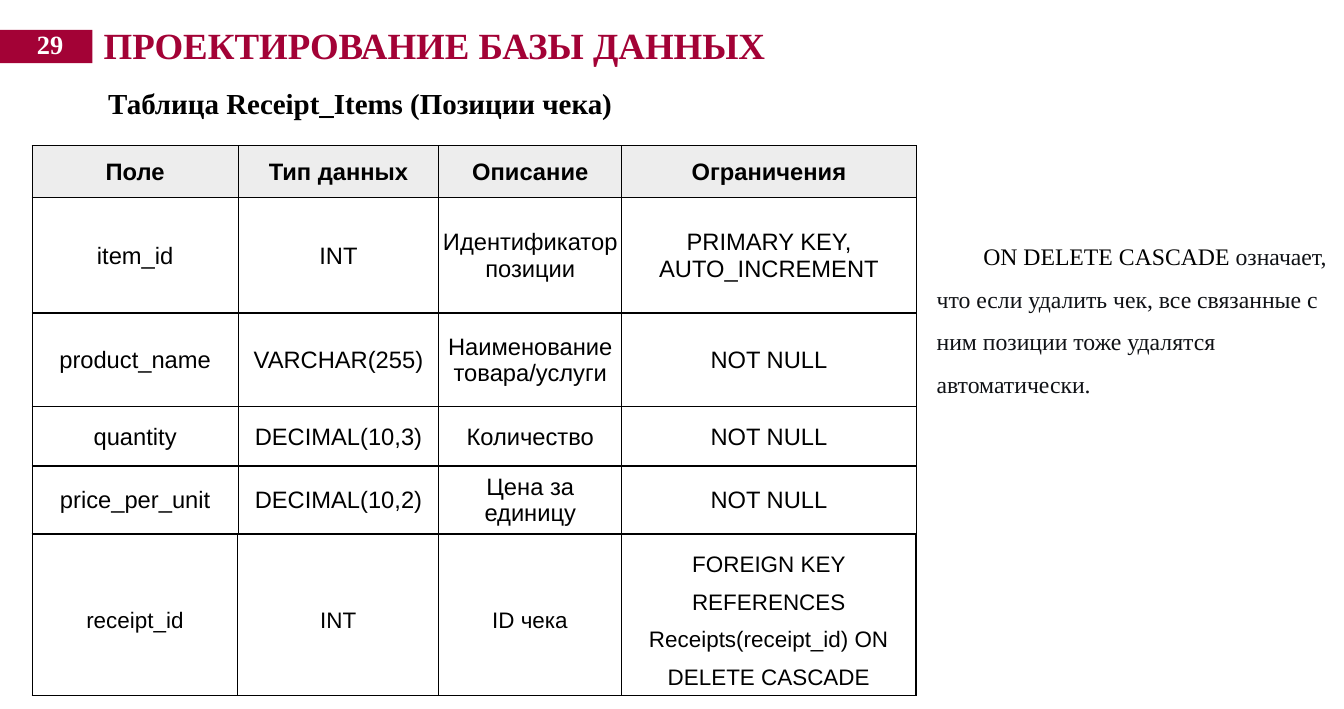
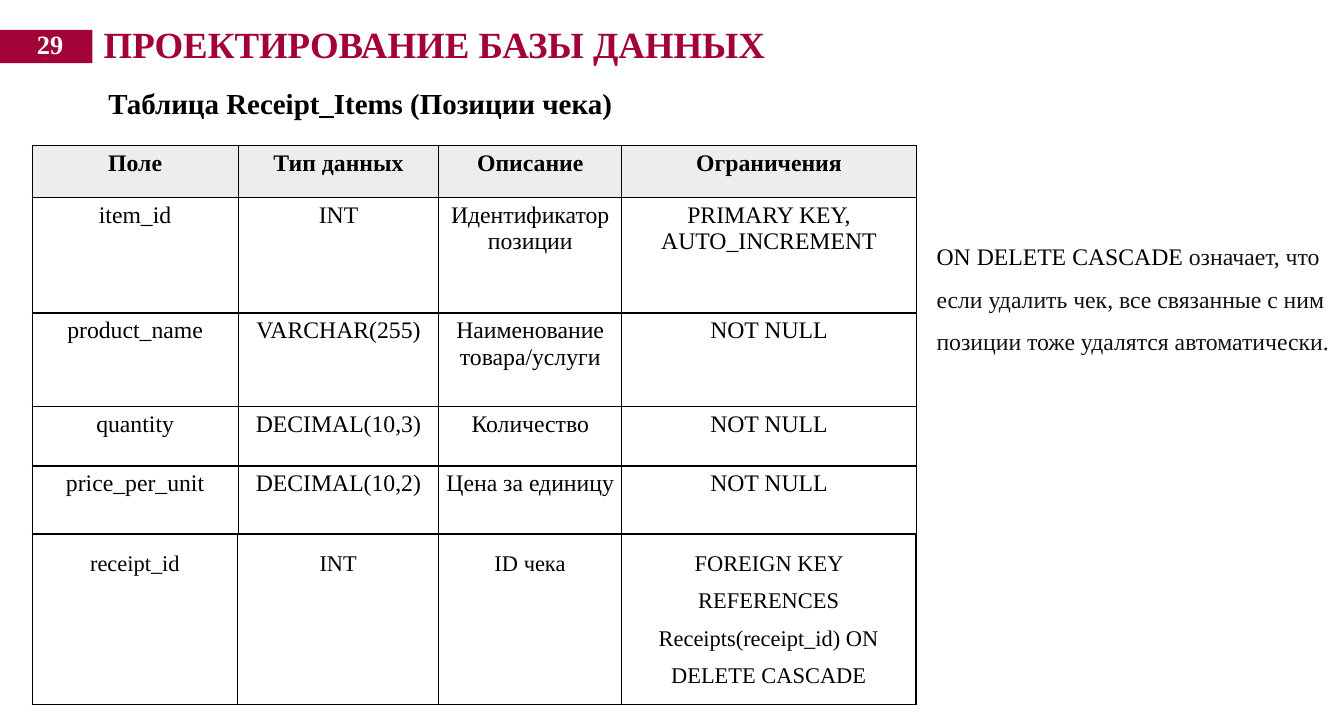
Before and after one commit to xramokkk/lab-2, a slide deck: slide 29 of лаб 2.pptx. Drawn at 1344x709 pixels with LibreOffice and Linux fonts; fonts in the diff are those of the drawing; background and template pictures are left out. Boxes give left, top, right and bottom in pixels: in the first picture for what was removed or moved away, otherwise in the second. Text is boxed around its words. In the diff, an @@ line names an element or a change of style, - is before the commit and + after.

```diff
--- a/лаб 2.pptx
+++ b/лаб 2.pptx
@@ table at box(32, 145, 917, 533) @@
@@ font Arial to Times New Roman @@
@@ borders changed @@
@@ text "ON DELETE CASCADE означает, что ..." at box(937, 249, 1329, 355): indent changed @@
@@ table at box(32, 534, 916, 688) @@
@@ font Arial to Times New Roman @@
@@ borders changed @@
@@ rectangle at box(64, 665, 117, 694): outline #FFFFFF 1 pt to #FFFFFF 0.99 pt @@
```
Also in this commit, not shown: 37 other slides changed.
